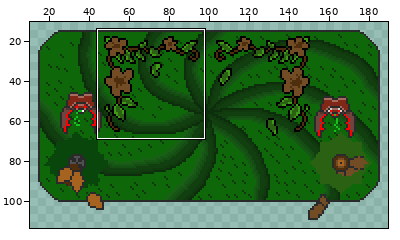
Edited in one commit: sprite sheet (Assets/Sprites/UI/Lose Screen.png). The picture above shows the old version from afar; the outline marks the close-up.
Close-up. The starting point:
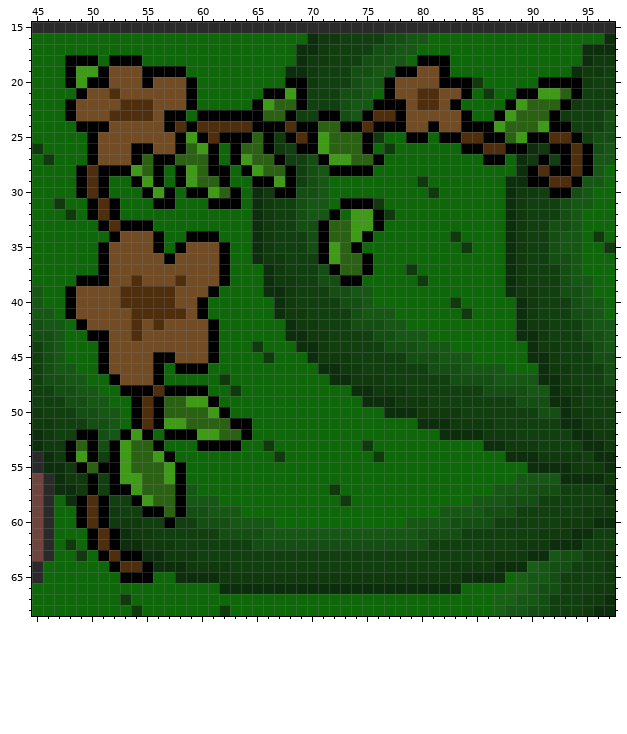
The file is 200x115 pixels. Colours within 5 levels of each other are drawn and written as one. Shown: x 45..97, y 15..68. The wide view leaves out empty margins. The commit also changed other parts of the picture, which this record leaves out.
The same view after the edit:
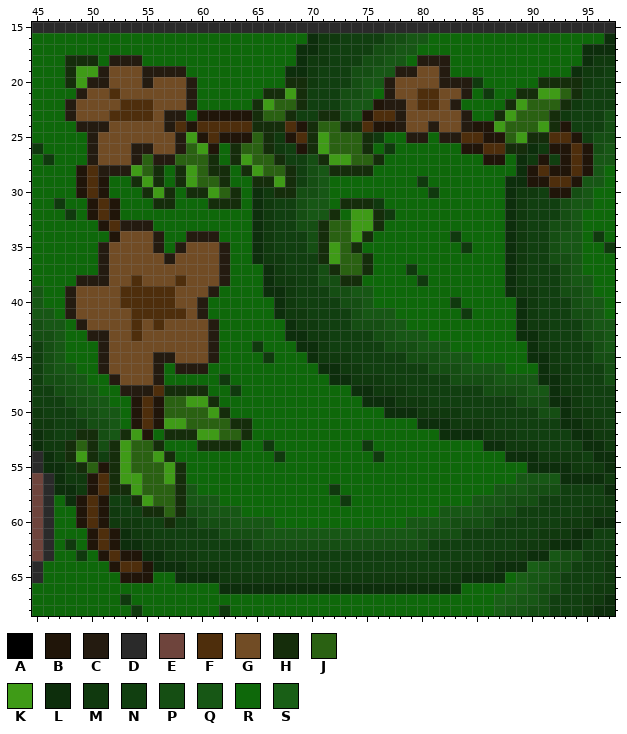
Palette (. is transparent): A #000000  B #201509  C #241b10  D #2a2a2a  E #6e443c  F #4e2e0c  G #714c25  H #152d0b  J #2a6112  K #3f9b17  L #0d2e0c  M #10390e  N #113f10  P #154e13  Q #175715  R #0e680a  S #195f16
Change:
y 18: x 48..50 AAA -> HHH; x 52..54 AAA -> CCC; x 80..82 AAA -> CCC
y 19: x 48 A -> H; x 51 A -> C; x 55..58 AAAA -> CCCC; x 78..79 AA -> CC; x 82 A -> C
y 20: x 48 A -> H; x 50..51 AA -> CC; x 55 A -> C; x 59 A -> C; x 68..69 AA -> HH; x 77 A -> C; x 82..84 AAA -> CCC; x 91..94 AAAA -> HHHH
y 21: x 49 A -> C; x 59 A -> C; x 66..67 AA -> HH; x 69 A -> H; x 77 A -> C; x 84 A -> C; x 89..90 AA -> HH; x 94 A -> H
y 22: x 48 A -> C; x 59 A -> C; x 65 A -> H; x 69 A -> H; x 76..78 AAA -> BCC; x 83 A -> C; x 88 A -> H; x 93 A -> H
y 23: x 48 A -> C; x 57..58 AA -> CC; x 60..65 AAAAAA -> BBBBBH; x 68 A -> H; x 71..72 AA -> HH; x 75 A -> B; x 78 A -> C; x 84 A -> C; x 87 A -> H; x 92 A -> H
y 24: x 49..51 AAA -> CCC; x 57 A -> C; x 59 A -> B; x 65..67 AAA -> HHH; x 69..70 AA -> BH; x 73..74 AA -> HH; x 76..78 AAA -> BBC; x 81 A -> C; x 84..86 AAA -> CBB; x 92..93 AA -> HB
y 25: x 50 A -> C; x 58 A -> C; x 60 A -> B; x 62..64 AAA -> BBB; x 66 A -> H; x 68 A -> B; x 70 A -> H; x 75 A -> H; x 79..80 AA -> CC; x 82..83 AA -> CC; x 86..87 AA -> BB; x 90..91 AA -> HH; x 94 A -> B
y 26: x 50 A -> C; x 54..55 AA -> CC; x 58 A -> C; x 61 A -> B; x 63 A -> H; x 66 A -> H; x 69..70 AA -> BH; x 75 A -> H; x 84..85 AA -> BB; x 88..89 AA -> HH; x 92..93 AA -> BB; x 95 A -> B
y 27: x 50 A -> C; x 54 A -> C; x 56..57 AA -> CC; x 61 A -> H; x 63 A -> H; x 67 A -> H; x 71 A -> H; x 76 A -> H; x 86..87 AA -> BB; x 91 A -> B; x 93 A -> B; x 95 A -> B
y 28: x 49 A -> B; x 51..53 AAA -> CCC; x 56 A -> H; x 58 A -> H; x 61..62 AA -> HH; x 64 A -> H; x 68 A -> H; x 72..75 AAAA -> HHHH; x 90 A -> B; x 92..93 AA -> BB; x 95 A -> B
y 29: x 49 A -> B; x 51 A -> B; x 54 A -> H; x 56 A -> H; x 58 A -> H; x 62 A -> H; x 65..66 AA -> HH; x 68 A -> H; x 90..91 AA -> BB; x 94 A -> B
y 30: x 49 A -> B; x 51 A -> B; x 55 A -> H; x 57 A -> H; x 59..60 AA -> HH; x 63 A -> H; x 67..68 AA -> HH; x 92..93 AA -> BB
y 31: x 50 A -> B; x 52 A -> B; x 56..57 AA -> HH; x 61..63 AAA -> HHH; x 73..75 AAA -> HHH
y 32: x 50 A -> B; x 52 A -> B; x 72 A -> H; x 76 A -> H
y 33: x 51 A -> B; x 53..55 AAA -> CCC; x 71 A -> H; x 76 A -> H
y 34: x 52 A -> B; x 56 A -> C; x 59..61 AAA -> CCC; x 71 A -> H; x 75 A -> H
y 35: x 51 A -> C; x 56 A -> C; x 58 A -> C; x 62 A -> C; x 71 A -> H; x 74 A -> H
y 36: x 51 A -> C; x 57 A -> C; x 62 A -> C; x 71 A -> H; x 75 A -> H
y 37: x 51 A -> C; x 62 A -> C; x 72 A -> H; x 75 A -> H
y 38: x 49..51 AAA -> CCC; x 62 A -> C; x 73..74 AA -> HH
y 39: x 48 A -> C; x 61 A -> C
y 40..41: x 48 A -> C; x 60 A -> C
y 42: x 49 A -> C; x 61 A -> C
y 43: x 50..51 AA -> CC; x 61 A -> C
y 44: x 51 A -> C; x 61 A -> C
y 45: x 51 A -> C; x 56..57 AA -> CC; x 61 A -> C
y 46: x 51 A -> C; x 56 A -> C; x 58..60 AAA -> CCC
y 47: x 52 A -> C; x 56 A -> C
y 48: x 53..55 AAA -> CCC; x 57..60 AAAA -> HHHH
y 49: x 54 A -> B; x 56 A -> B; x 61 A -> H
y 50: x 54 A -> B; x 56 A -> B; x 62 A -> H
y 51: x 54 A -> B; x 56 A -> B; x 63..64 AA -> HH
y 52: x 49..50 AA -> HH; x 53 A -> H; x 55 A -> B; x 57..59 AAA -> HHH; x 64 A -> H
y 53: x 48 A -> H; x 50 A -> H; x 52 A -> H; x 56 A -> H; x 60..63 AAAA -> HHHH
y 54: x 48 A -> H; x 50 A -> H; x 52 A -> H; x 57 A -> H
y 55: x 49 A -> H; x 51..52 AA -> BH; x 58 A -> H
y 56: x 50..52 ANA -> BFH; x 58 A -> H
y 57: x 50..53 ANAA -> BFHH; x 58 A -> H
y 58: x 49 A -> B; x 51 A -> B; x 54 A -> H; x 58 A -> H
y 59: x 49 A -> B; x 51 A -> B; x 55..56 AA -> HH; x 58 A -> H
y 60: x 49 A -> B; x 51 A -> B; x 57 A -> H
y 61..62: x 50 A -> B; x 52 A -> B
y 63: x 51 A -> B; x 53..54 AA -> BB
y 64: x 52 A -> B; x 55 A -> B
y 65: x 53..55 AAA -> BBB
Changed places in both close-ups, as pixel boxes (x1, y1, x2, y2):
changed: (65, 55, 593, 583)
